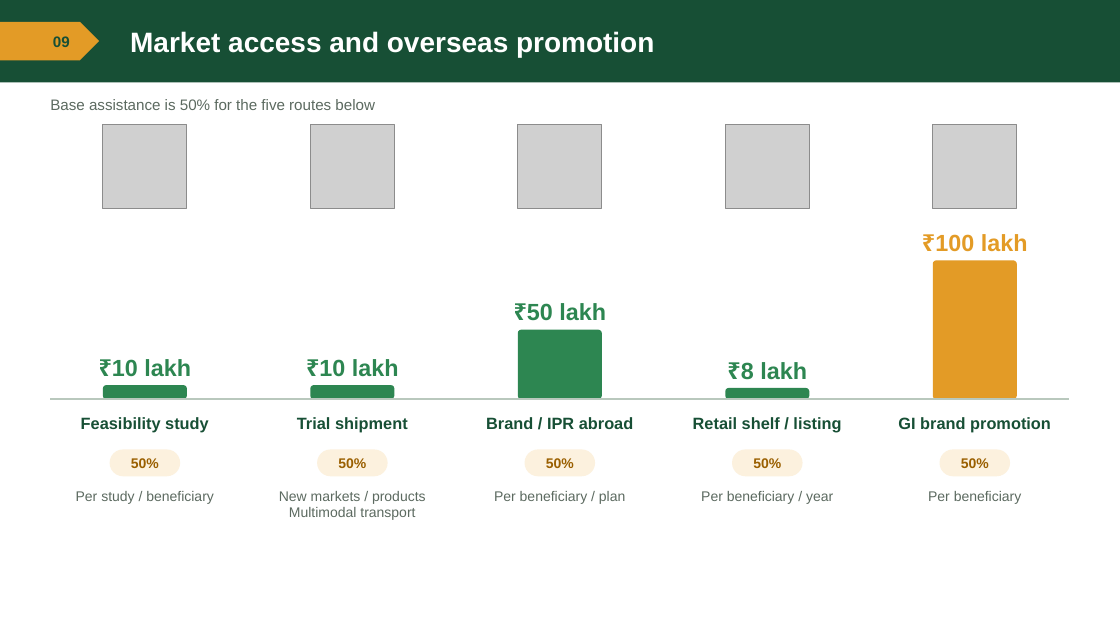
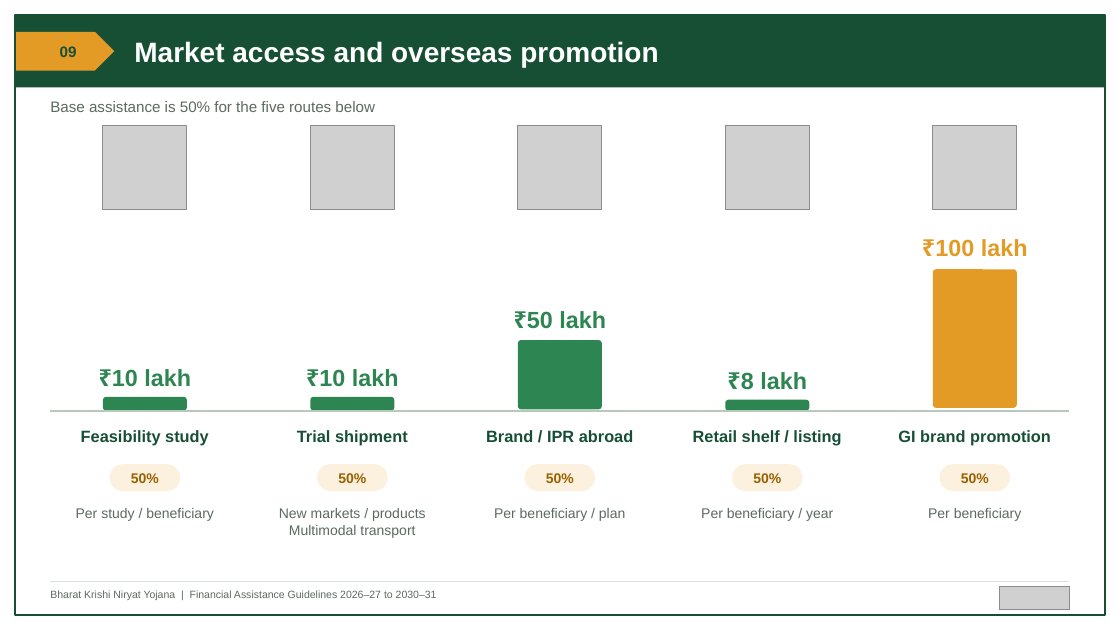
Before and after one commit to BantheFox012/FM, a slide deck: slide 9 of APEDA_BKNY_Standard_40_Percent.pptx. Drawn at 1120x630 pixels with LibreOffice and Linux fonts; fonts in the diff are those of the drawing; grey boxes stand for pictures. Boxes give left, top, right and bottom in pixels: in the first picture for what was removed or moved away, otherwise in the second. Text is boxed around its words. In the diff, an @@ line names an element or a change of style, - is before the commit and + after.

```diff
--- a/APEDA_BKNY_Standard_40_Percent.pptx
+++ b/APEDA_BKNY_Standard_40_Percent.pptx
@@ rectangle: place and size @@
-rectangle at (0,0,1120,82)
+rectangle at (15,15,1105,87)
@@ rectangle added at (15,15,1105,615), outline #174F35 1.25 pt @@
@@ text "Market access and overseas promotion": place and size @@
-text "Market access and overseas promotion" at (130,31,654,57)
+text "Market access and overseas promotion" at (134,41,658,67)
@@ pentagon arrow: place and size @@
-pentagon arrow at (0,22,99,60)
+pentagon arrow at (15,32,114,71)
@@ text "09": place and size @@
-text "09" at (53,36,70,47)
+text "09" at (60,46,77,57)
@@ text "₹100 lakh": place and size @@
-text "₹100 lakh" at (935,234,1028,252)
+text "₹100 lakh" at (935,239,1028,257)
@@ 5 rounded rectangles, 4 texts, 1 line: place and size @@
-5 rounded rectangles, 4 texts, 1 line at (50,260,1070,399)
+5 rounded rectangles, 4 texts, 1 line at (50,270,1070,411)
@@ 15 texts, 5 rounded rectangles: place and size @@
-15 texts, 5 rounded rectangles at (76,417,1051,520)
+15 texts, 5 rounded rectangles at (76,430,1051,538)
@@ line added from (50, 581) to (1070, 581), #D8E2DA 0.75 pt @@
@@ text added at (50,590,437,600), 9 pt, text #5C6A60 @@
+Bharat Krishi Niryat Yojana | Financial Assistance Guidelines 2026–27 to 2030–31
@@ picture added at (1000,586,1070,610) @@
```
Also in this commit, not shown: 11 other slides changed.
